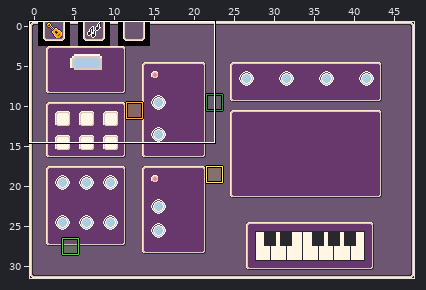
An edit to a level. LDtk project, sample/sfx-editor/sfx-editor.ldtk. The picture above shows the old version from afar; the outline marks the close-up.
Close-up. First the earlier version:
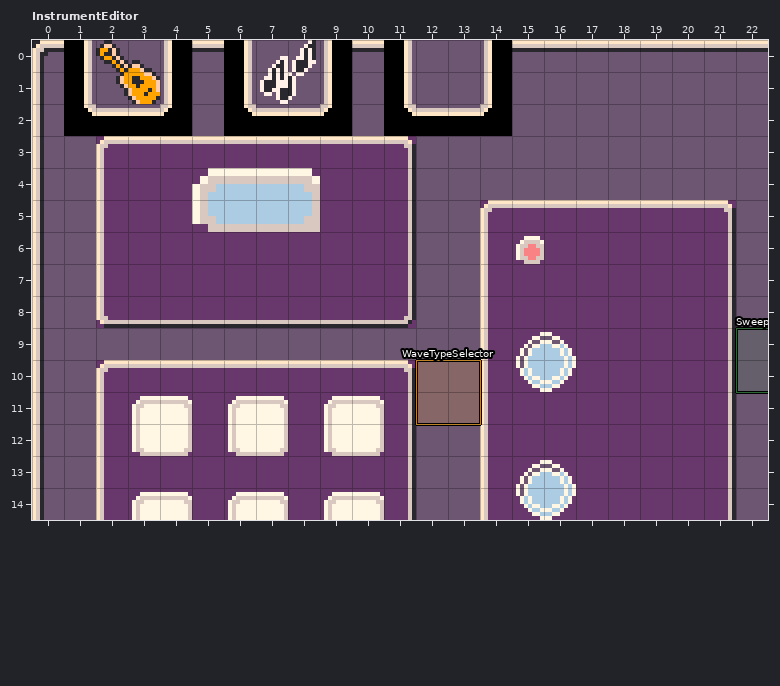
Cells are 8x8 px. Shown: InstrumentEditor x 0..22, y 0..14. The commit also changed other parts of the map, which this record leaves out.
The result:
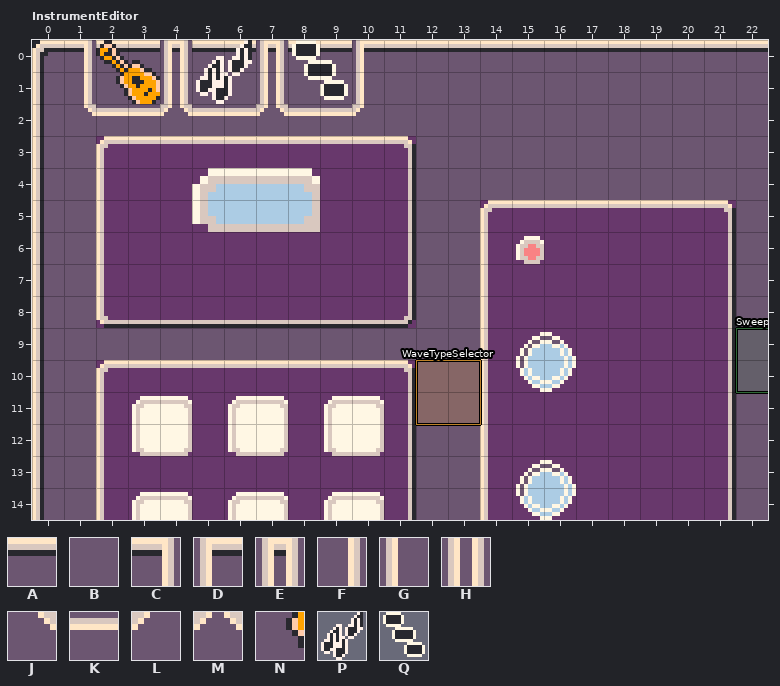
Key: from "Borders_8x8": A 30, B 62, C 30 under 16, D 30 under 18, E 30 under 19, F 62 under 16, G 62 under 18, H 62 under 19, J 62 under 48, K 62 under 49, L 62 under 50, M 62 under 50 under 51; from "Menu": N 1; from "Spritesheet_16x16": P 82, Q 83.
_ is an empty cell.
Objects are placed by their top-left corner, in cells (3,4 is the top-left corner of cell 3,4); size is 1x1 cell unless given.
The edit:
Layer "Background":
Tile C now appears in row 0 at x 1.
The author changed tile A to tile D in row 0 at x 10.
Tile E now appears in row 0 at x 4 and 7.
Tile F now appears in row 1 at x 1.
The author changed tile B to tile G in row 1 at x 10.
Tile H now appears in row 1 at x 4 and 7.
Tile J now appears in row 2 at x 1.
Tile K now appears in row 2 at x 2 to 3, 6 and 8 to 9.
The author changed tile B to tile K in row 2 at x 5.
The author changed tile B to tile L in row 2 at x 10.
Tile M now appears in row 2 at x 4 and 7.
Layer "Menu":
The author cleared tile N in row 0 at x 1 to 4, 6 to 9 and 11 to 14; in row 1 at x 1, 4, 6 to 9, 11 and 14; in row 2 at x 1 to 4, 6 to 9 and 11 to 14.
Layer "Widgets":
Object P "ModeButton" at 7,0 size 2x2 becomes P "ModeButton" at 5,0 size 2x2.
A new object: Q "ModeButton" at 8,0 size 2x2.
